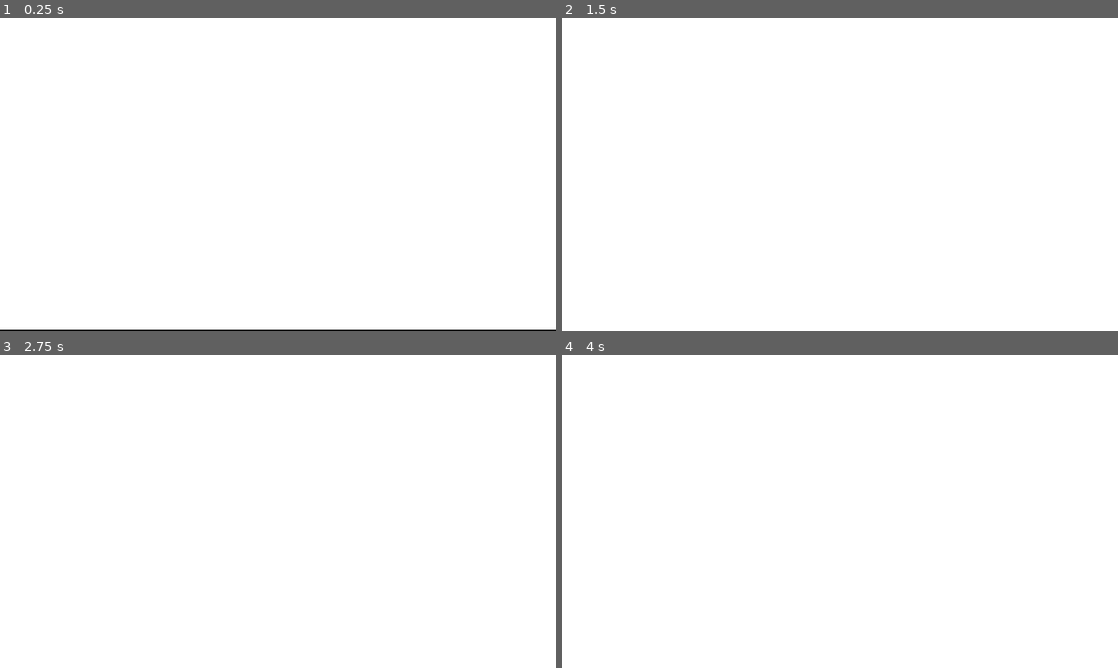
Above: before the commit, frames 1-4 (two rows, left to right).
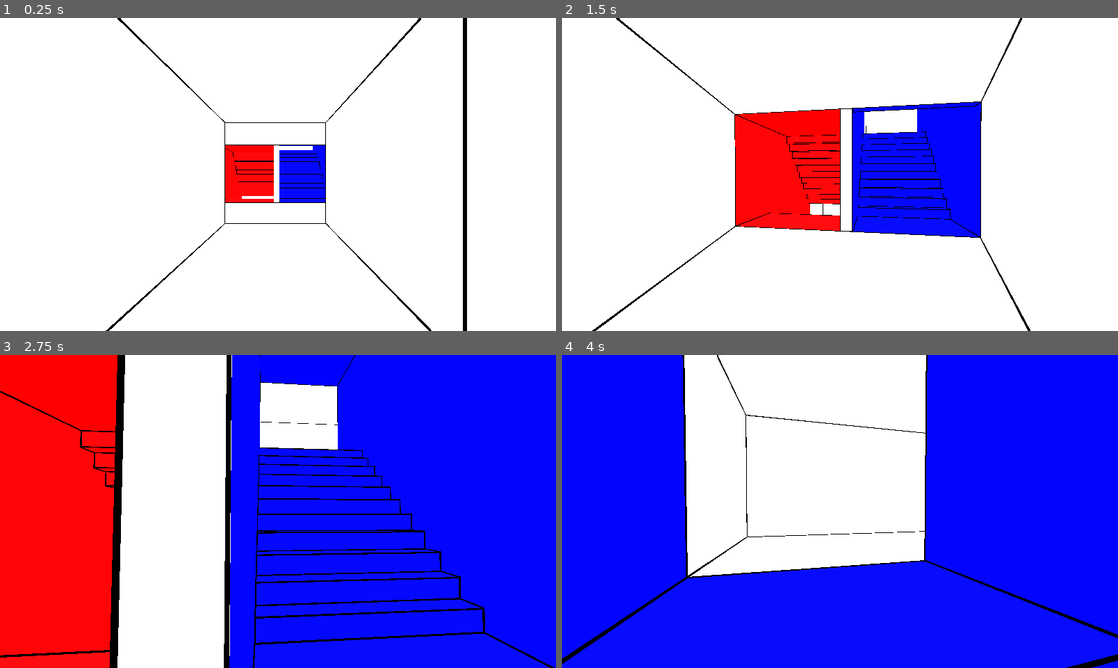
Above: after the commit, the same moments.

Repository: VojtaStruhar/antichamber-example
Game: Godot game, scene res://world.tscn
Two runs of this game, one before a commit and one after it. Both use one fixed random seed, a clock stepped at 60 frames per second and the inputs below. The project has no main scene, so this scene is started directly.
Inputs (mouse positions are in pixels of both pictures, inside the frame that each line leads up to):
- Up to frame 1 (0.25 s): no input
- Up to frame 2 (1.5 s): tap Enter (ui_accept) at 0.5, 0.77 s; move the mouse to (867, 174) at 0.52 s; hold Up from 0.53 s (still down); move the mouse to (812, 174) at 1.27 s
- Up to frame 3 (2.75 s): keep holding Up; tap Enter (ui_accept) at 1.52 s; move the mouse to (289, 505) at 2.02 s
- Up to frame 4 (4 s): keep holding Up; tap Enter (ui_accept) at 2.75, 3.02, 3.77 s; move the mouse to (834, 517) at 2.77 s; move the mouse to (878, 514) at 3.52 s

The runs differ from the first frame. In frame 1, 4.9% of the frame differs, in the area x 0-100%, y 0-100%; in frame 2, 16%; in frame 3, 78%; in frame 4, 71%.

Commit message:
Add win hall
Screenshot?

Diff:
--- a/world.tscn
+++ b/world.tscn
@@ -6,7 +6,9 @@
 [ext_resource type="PackedScene" uid="uid://cjxdjqx2jg68m" path="res://meshes/adjusted/stairs_red.tscn" id="6_pkg7o"]
 [ext_resource type="PackedScene" uid="uid://d4mwke054j2jp" path="res://meshes/adjusted/stairs_blue.tscn" id="7_gbfbk"]
 [ext_resource type="PackedScene" uid="uid://c88dwy3xkhxmj" path="res://meshes/Hall-AfterStairs.glb" id="8_70uel"]
+[ext_resource type="PackedScene" uid="uid://dg8u30dpogytq" path="res://meshes/Hall-Win.glb" id="8_ioo17"]
 [ext_resource type="PackedScene" uid="uid://bwox38sbk15lq" path="res://meshes/Hall-AfterStairs-Outline.glb" id="9_hiqwa"]
+[ext_resource type="PackedScene" uid="uid://bxbrle74hc0x7" path="res://meshes/Hall-Win-Outline.glb" id="9_wse8f"]
 
 [sub_resource type="ProceduralSkyMaterial" id="ProceduralSkyMaterial_f3sb7"]
 sky_horizon_color = Color(0.662243, 0.671743, 0.686743, 1)
@@ -37,7 +39,7 @@
 environment = SubResource("Environment_tlwt5")
 
 [node name="Player" type="CharacterBody3D" parent="." node_paths=PackedStringArray("camera")]
-transform = Transform3D(1, 0, 0, 0, 1, 0, 0, 0, 1, -4.72657, 1.05097, 0.257735)
+transform = Transform3D(-5.96046e-08, 0, -1, 0, 1, 0, 1, 0, -5.96046e-08, -6.02657, 1.05097, 0.057735)
 floor_max_angle = 0.872665
 script = ExtResource("1_f3sb7")
 camera = NodePath("Camera3D")
@@ -66,11 +68,8 @@
 [node name="StairsRed" parent="." instance=ExtResource("6_pkg7o")]
 transform = Transform3D(1, 0, 0, 0, 1, 0, 0, 0, 1, 2.1, 1, -0.1)
 
-[node name="Stairs_Blue" parent="." instance=ExtResource("7_gbfbk")]
-transform = Transform3D(1, 0, 0, 0, 1, 0, 0, 0, 1, 2.1, 1, 2)
-
-[node name="Light_Red" type="OmniLight3D" parent="."]
-transform = Transform3D(1, 0, 0, 0, 1, 0, 0, 0, 1, 2.18431, 1.0581, -1.13272)
+[node name="Light_Red" type="OmniLight3D" parent="StairsRed"]
+transform = Transform3D(1, 0, 0, 0, 1, 0, 0, 0, 1, 0.0843084, 0.0581009, -1.03272)
 light_color = Color(0, 1, 1, 1)
 light_energy = 1.564
 light_negative = true
@@ -79,8 +78,8 @@
 omni_range = 2.13
 omni_attenuation = -3.149
 
-[node name="Light_Red2" type="OmniLight3D" parent="."]
-transform = Transform3D(1, 0, 0, 0, 1, 0, 0, 0, 1, 6.48121, -1.2419, -0.932723)
+[node name="Light_Red2" type="OmniLight3D" parent="StairsRed"]
+transform = Transform3D(1, 0, 0, 0, 1, 0, 0, 0, 1, 4.38121, -2.2419, -0.832723)
 light_color = Color(0, 1, 1, 1)
 light_energy = 1.564
 light_negative = true
@@ -89,8 +88,11 @@
 omni_range = 2.13
 omni_attenuation = -3.149
 
-[node name="Light_Blue3" type="OmniLight3D" parent="."]
-transform = Transform3D(1, 0, 0, 0, 1, 0, 0, 0, 1, 2.18431, 1.0581, 0.967277)
+[node name="Stairs_Blue" parent="." instance=ExtResource("7_gbfbk")]
+transform = Transform3D(1, 0, 0, 0, 1, 0, 0, 0, 1, 2.1, 1, 2)
+
+[node name="Light_Blue3" type="OmniLight3D" parent="Stairs_Blue"]
+transform = Transform3D(1, 0, 0, 0, 1, 0, 0, 0, 1, 0.0843081, 0.0581009, -1.03272)
 light_color = Color(1, 1, 0, 1)
 light_energy = 1.564
 light_negative = true
@@ -99,8 +101,8 @@
 omni_range = 2.13
 omni_attenuation = -3.149
 
-[node name="Light_Blue4" type="OmniLight3D" parent="."]
-transform = Transform3D(1, 0, 0, 0, 1, 0, 0, 0, 1, 6.48121, 3.1581, 1.16728)
+[node name="Light_Blue4" type="OmniLight3D" parent="Stairs_Blue"]
+transform = Transform3D(1, 0, 0, 0, 1, 0, 0, 0, 1, 4.38121, 2.1581, -0.832723)
 light_color = Color(1, 1, 0, 1)
 light_energy = 1.564
 light_negative = true
@@ -108,3 +110,16 @@
 shadow_enabled = true
 omni_range = 2.13
 omni_attenuation = -3.149
+
+[node name="Hall-Win" parent="." instance=ExtResource("8_ioo17")]
+transform = Transform3D(1, 0, 0, 0, 1, 0, 0, 0, 1, -6, 0, 8)
+
+[node name="Hall-Win-Outline" parent="Hall-Win" instance=ExtResource("9_wse8f")]
+
+[node name="OmniLight3D" type="OmniLight3D" parent="Hall-Win"]
+transform = Transform3D(1, 0, 0, 0, 1, 0, 0, 0, 1, 6.20035, 0.994639, 2.35798)
+light_color = Color(1, 0, 1, 1)
+light_energy = 1.806
+light_negative = true
+omni_range = 4.318
+omni_attenuation = -1.25
Not shown: 1 places in world.tscn that only renumber resources
